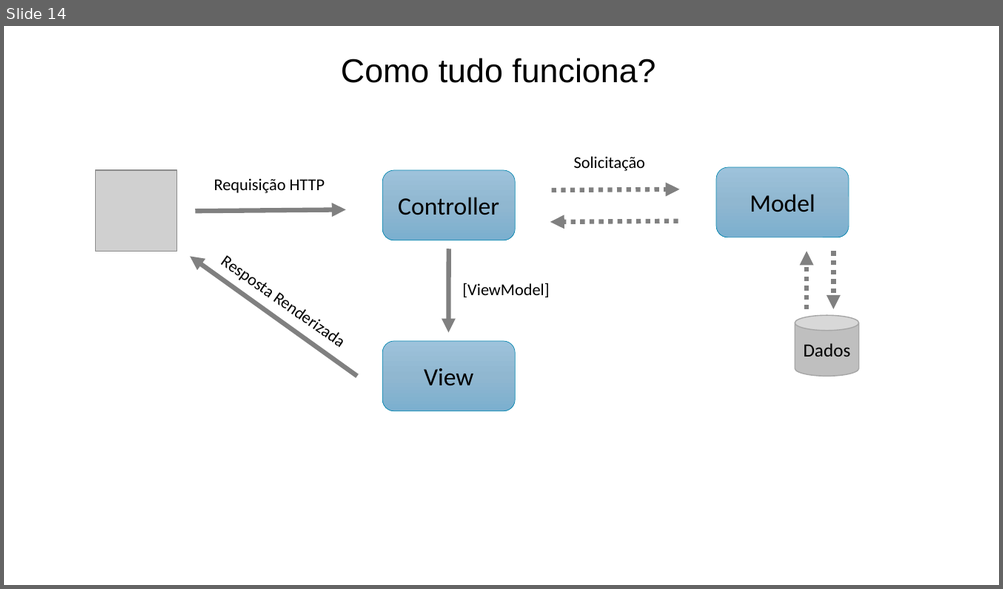
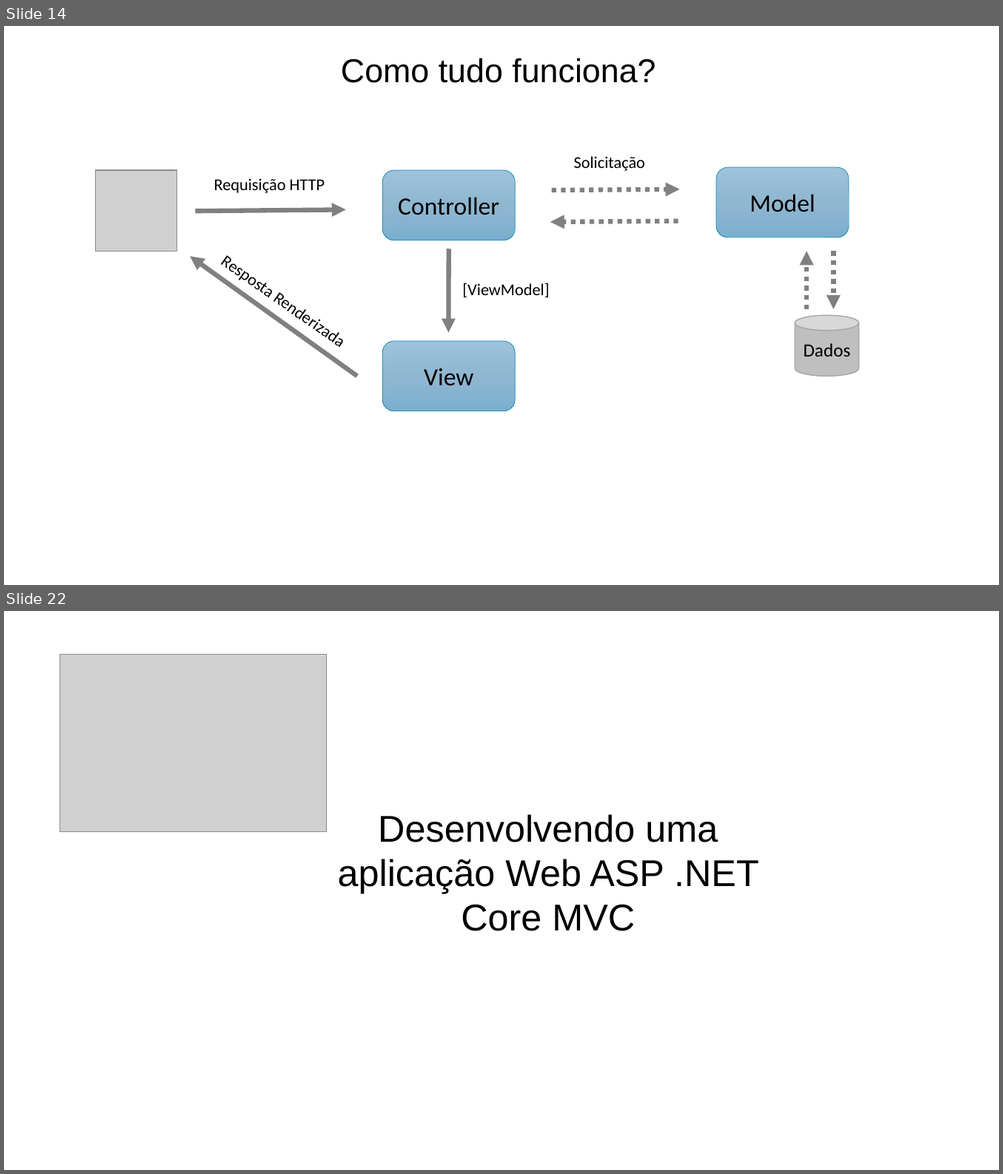
Before and after one commit to prodest/workshop-aspnet-core-mvc, a slide deck: workshop-aspnet-core-mvc.pptx. Shown one above the other, each under a label of ours: slide 14 before the commit, slides 14 and 22 after it; the slides between them are not shown. The pictures are 1003x589 and 1003x1174 pixels, drawn with LibreOffice and Linux fonts; fonts in the diff are those of the drawing; grey boxes stand for pictures; background and template pictures are left out. Boxes give left, top, right and bottom in pixels: in the first picture for what was removed or moved away, otherwise in the second. Text is boxed around its words. In the diff, an @@ line names an element or a change of style, - is before the commit and + after.

```diff
--- a/workshop-aspnet-core-mvc.pptx
+++ b/workshop-aspnet-core-mvc.pptx
@@ slide 22 added at (4, 611, 999, 1170), background #FFFFFF @@
@@ picture added at (60, 654, 327, 832) @@
@@ text added at (338, 815, 759, 931), 36 pt, text #000000 @@
+Desenvolvendo uma aplicação Web ASP .NET Core MVC
```
Also in this commit, not shown: 10 other slides added, 6 other files.
